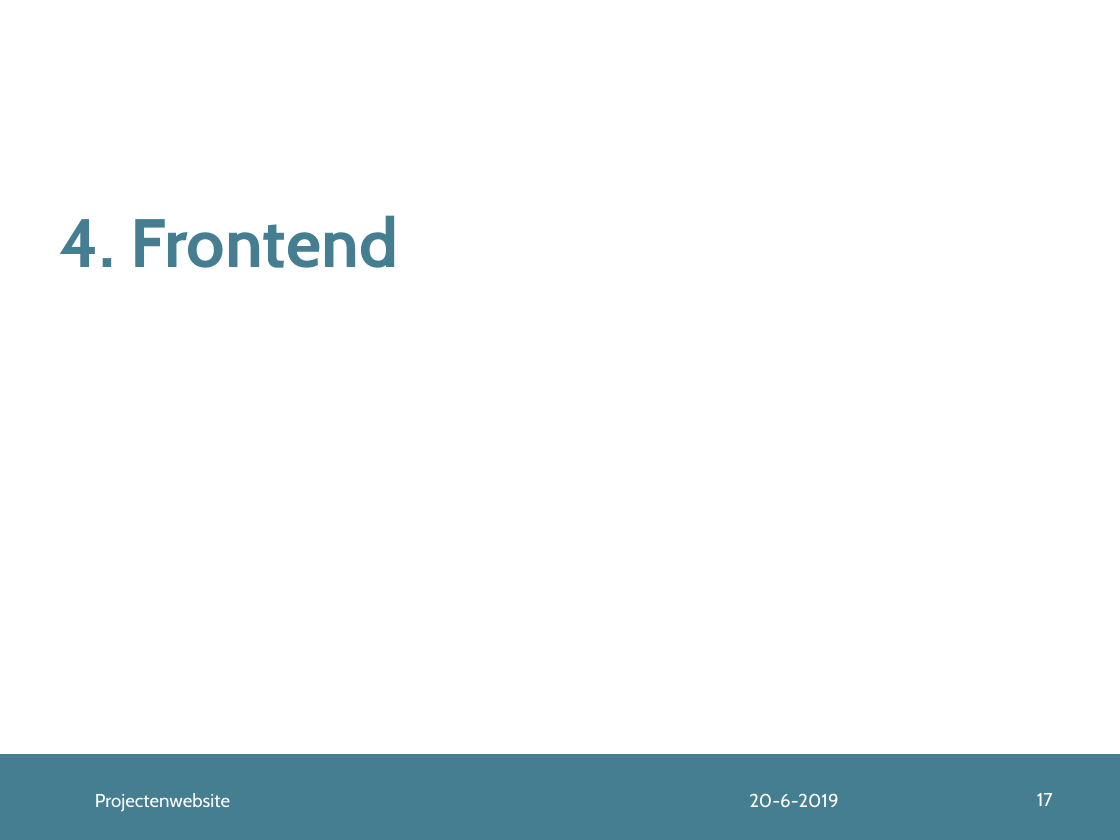
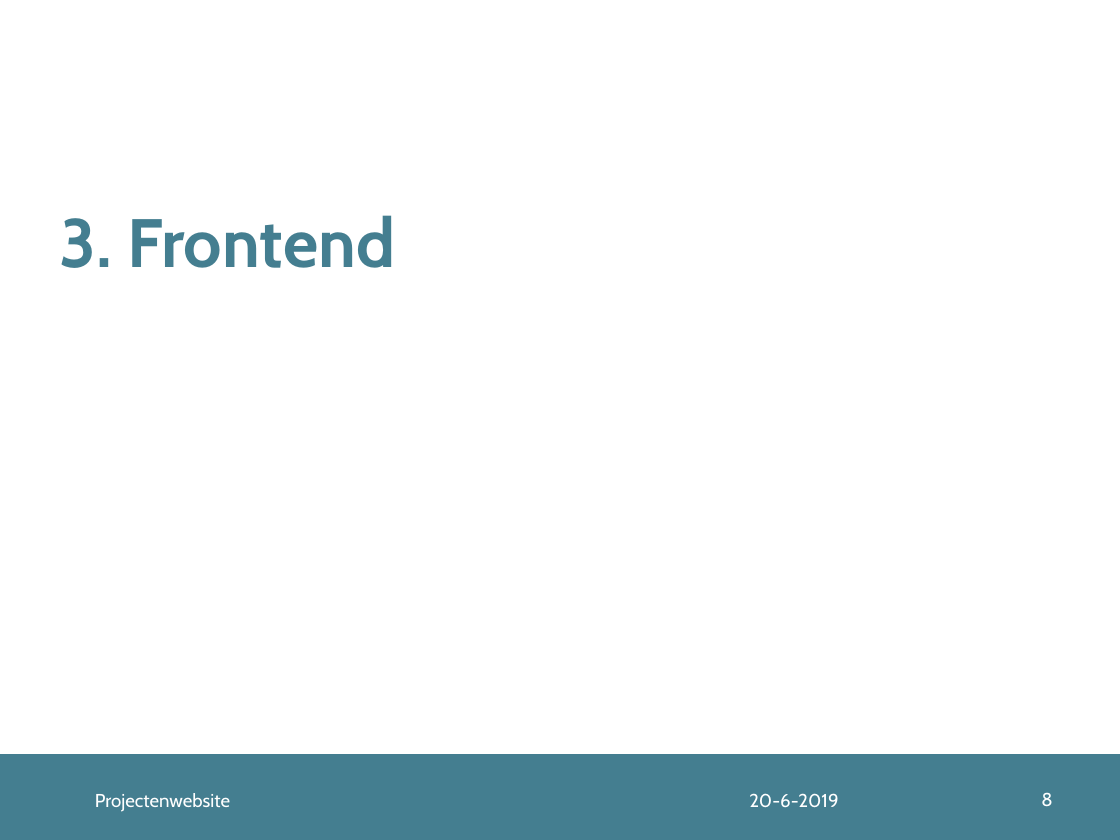
Before and after one commit to arijnborzo/1819PROJProjectensite, a slide deck: slide 8 of Presentatie/Projecten 1.pptx (slide 17 before the commit). Drawn at 1120x840 pixels with LibreOffice and Linux fonts; fonts in the diff are those of the drawing. Boxes give left, top, right and bottom in pixels: in the first picture for what was removed or moved away, otherwise in the second. Text is boxed around its words. In the diff, an @@ line names an element or a change of style, - is before the commit and + after.

```diff
--- a/Presentatie/Projecten 1.pptx
+++ b/Presentatie/Projecten 1.pptx
@@ title at <box>59,215,396,268</box>: text changed @@
-4. Frontend
+3. Frontend
@@ page number at <box>1041,792,1052,806</box>: text changed @@
-17
+8
```
Also in this commit, not shown: 3 other slides changed.
